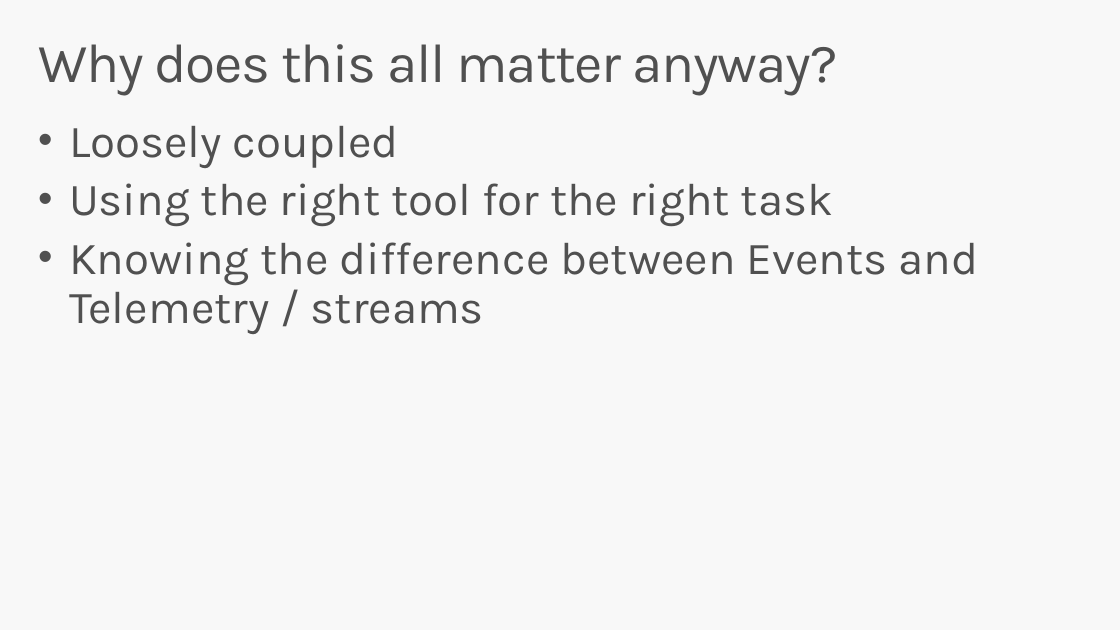
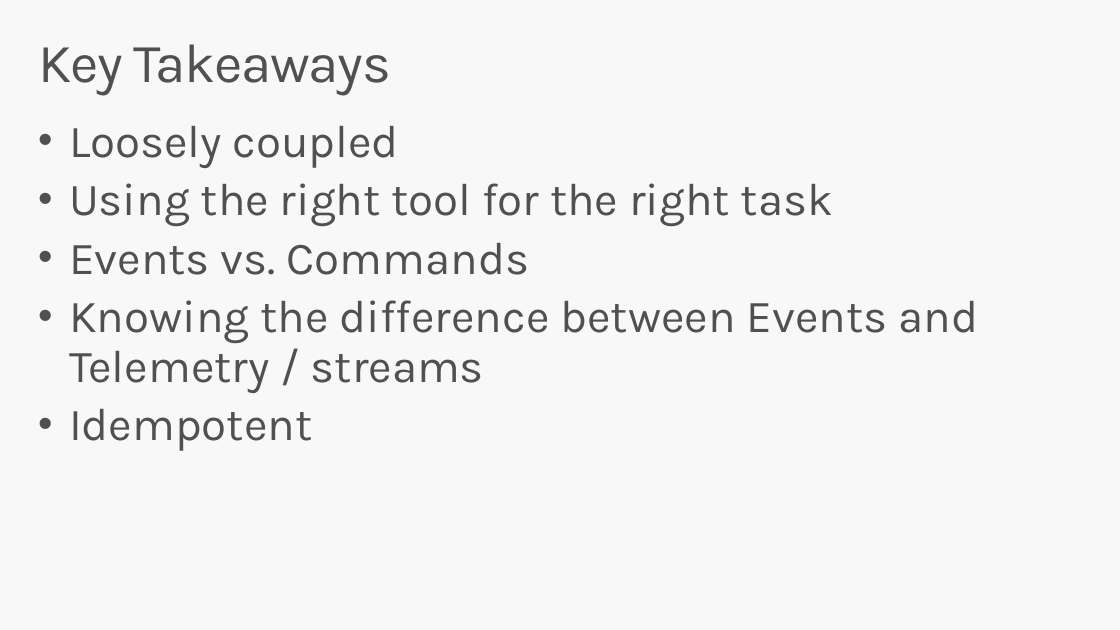
Before and after one commit to codingwithsasquatch/serverless_ninjas_workshop, a slide deck: slide 24 of 3-Event_Grid_Overview/Serverless_Workshop-Event_Grid_Overview.pptx (slide 19 before the commit). Drawn at 1120x630 pixels with LibreOffice and Linux fonts; fonts in the diff are those of the drawing. Boxes give left, top, right and bottom in pixels: in the first picture for what was removed or moved away, otherwise in the second. Text is boxed around its words. In the diff, an @@ line names an element or a change of style, - is before the commit and + after.

Commit message:
Updated slides

```diff
--- a/3-Event_Grid_Overview/Serverless_Workshop-Event_Grid_Overview.pptx
+++ b/3-Event_Grid_Overview/Serverless_Workshop-Event_Grid_Overview.pptx
@@ title at [38, 44, 391, 96]: text changed @@
-Why does this all matter anyway?
+Key Takeaways
@@ text at [69, 243, 529, 275]: paragraph added @@
+• Events vs. Commands
@@ text at [69, 409, 312, 451]: paragraph added @@
+• Idempotent
```
Also in this commit, not shown: 2 other slides changed, 7 slides added, 2 slides removed.
